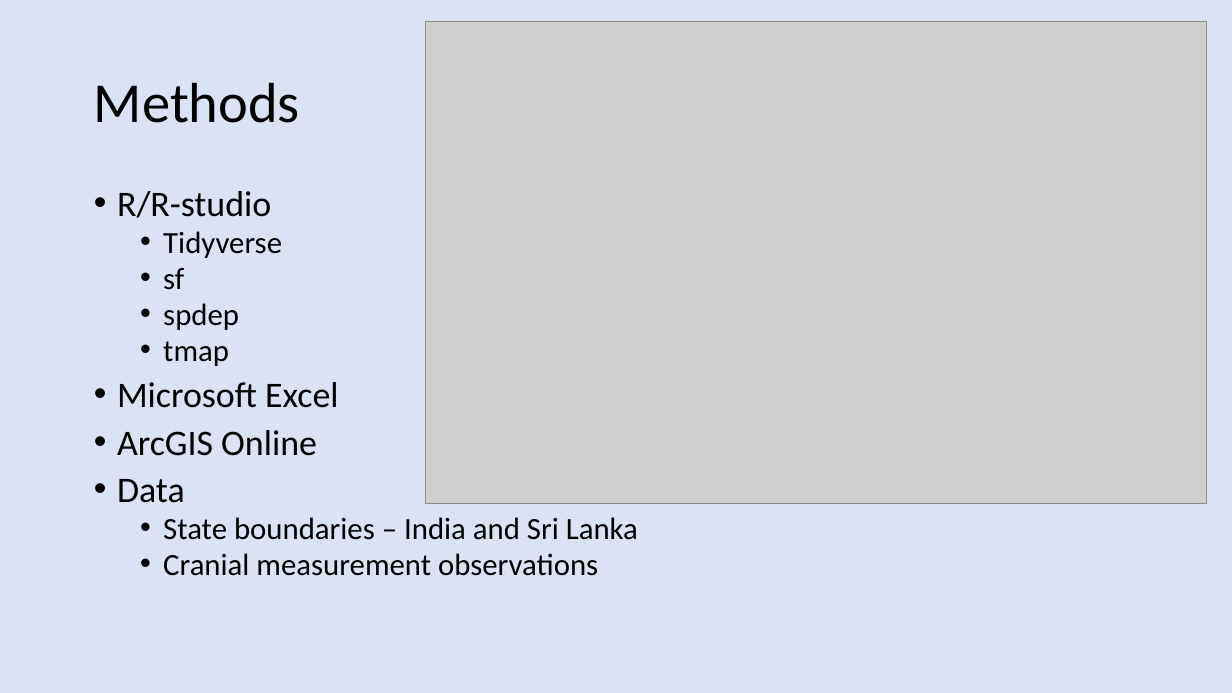
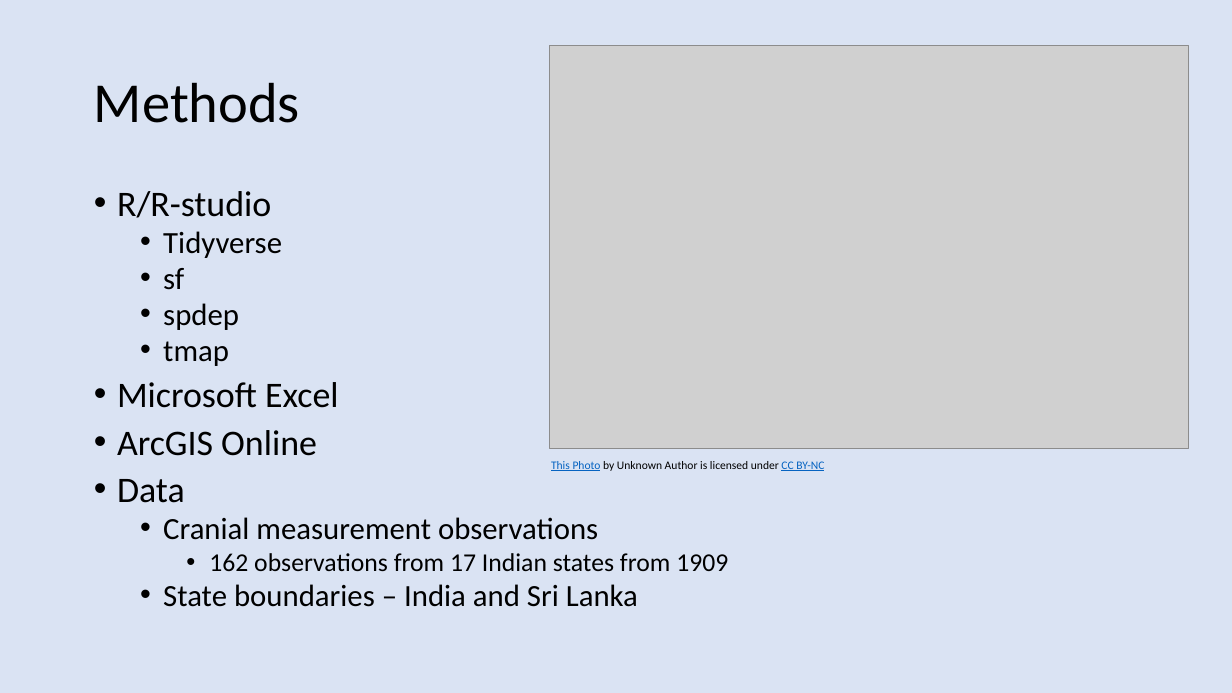
Before and after one commit to andrewroylaws/geog891, a slide deck: slide 3 of Final_project/FinalPresentationLaws.pptx. Drawn at 1232x693 pixels with LibreOffice and Linux fonts; fonts in the diff are those of the drawing; grey boxes stand for pictures. Boxes give left, top, right and bottom in pixels: in the first picture for what was removed or moved away, otherwise in the second. Text is boxed around its words. In the diff, an @@ line names an element or a change of style, - is before the commit and + after.

```diff
--- a/Final_project/FinalPresentationLaws.pptx
+++ b/Final_project/FinalPresentationLaws.pptx
@@ picture: place and size @@
-picture at (425, 21, 1207, 504)
+picture at (550, 45, 1189, 448)
@@ text added at (551, 461, 824, 471), 9 pt, text #000000 @@
+This Photo by Unknown Author is licensed under CC BY-NC
@@ text at (163, 517, 728, 572): paragraphs added @@
+  • Cranial measurement observations
+    • 162 observations from 17 Indian states from 1909
@@ text at (163, 553, 598, 576): paragraph removed @@
-  • Cranial measurement observations
```
Also in this commit, not shown: 6 other slides changed, 2 slides added, 4 other files.
